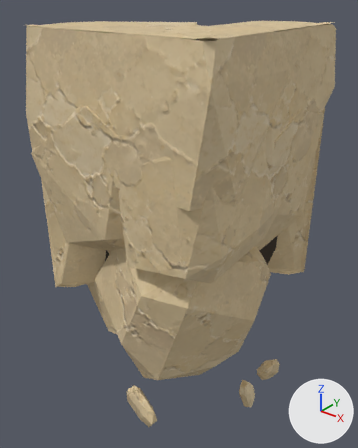
The glTF model assets/custom/models/ground_modules/ground_bottom_square_corner_03.glb: old version first, new version second.
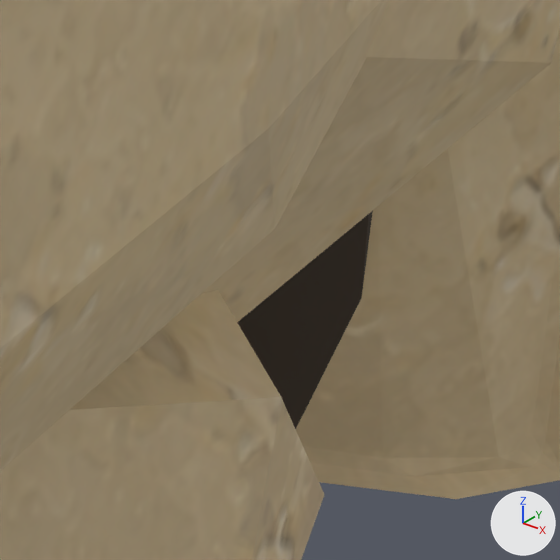
The first picture shows the older version from a 50 mm lens placed at (1.98, -1.38, 1.16), pointed at (0.5, 0.46, 0.02). The close-ups show the older and then the newer version on the part from 63% to 85% of the width and 46% to 63% of the height of that picture. Only the edits that show in the close-ups are written down. The axes (+X, +Y, +Z) are drawn at lower right. The lights are the same throughout.

Objects in the first close-up: 'GroundBottomSquareCorner03_Body'.
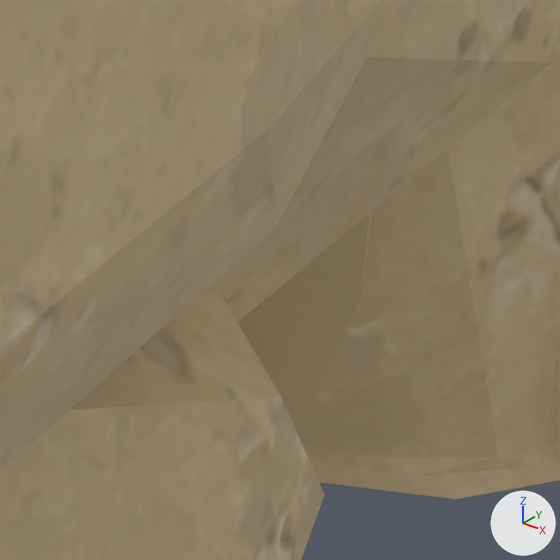
Boxes (x1, y1, x2, y2) around the edits, measured in the close-ups (560 x 560 px):
'GroundBottomSquareCorner03_Body', recoloured (lighter): (235, 208, 376, 431) in both

The change, as a list of edits to the scene's bpy script:
```text
Change mat_groundmodulerecess:
    mat_groundmodulerecess.base_color: (0.06, 0.045, 0.032) -> (0.61, 0.48, 0.28)  # brown #453c32 -> beige #cdb890
```
